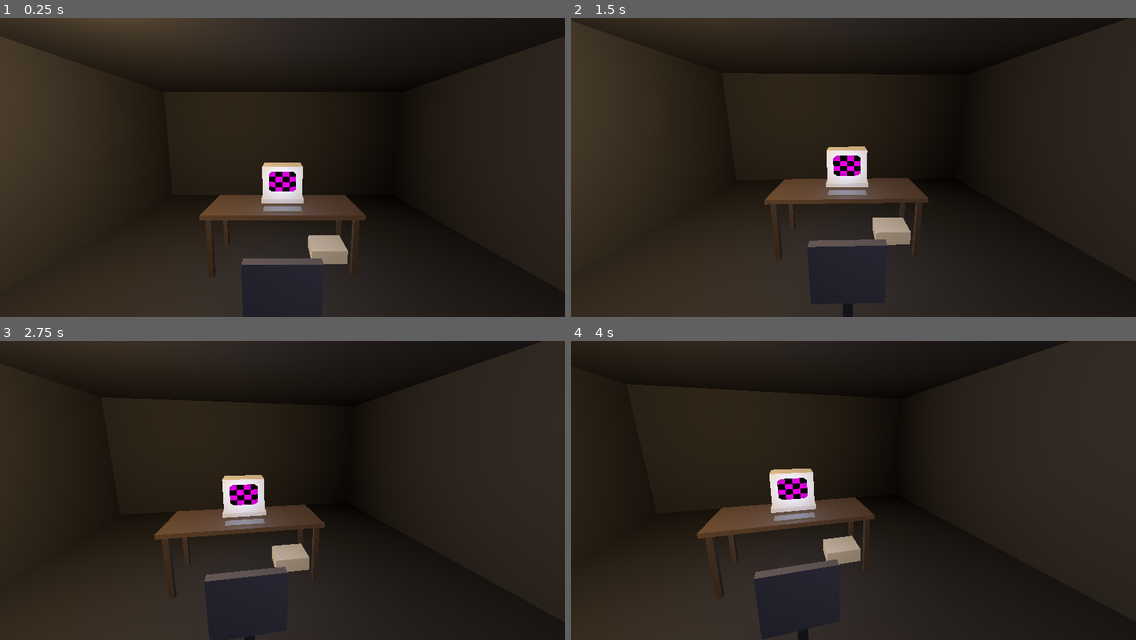
Above: before the commit, frames 1-4 (two rows, left to right).
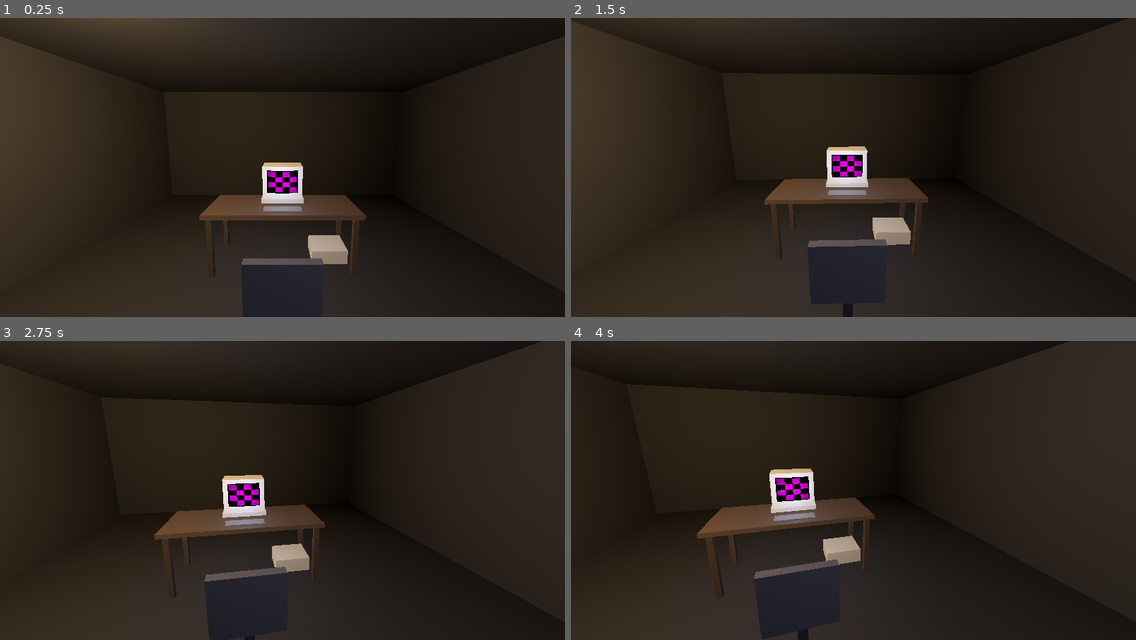
Above: after the commit, the same moments.

Repository: vladslugin/templeos-steam
Game: Godot game, scene res://scenes/Room.tscn
Same seed, same stepped clock (60 frames per second), same inputs: the game is played once before the commit and once after it. This scene is started directly instead of the project's main scene.
Inputs (mouse positions are in pixels of both pictures, inside the frame that each line leads up to):
- Up to frame 1 (0.25 s): no input
- Up to frame 2 (1.5 s): tap Enter at 0.5 s; move the mouse to (881, 167) at 0.52 s; hold Up from 0.53 s (still down); tap Shift at 0.6 s; click (881, 167) at 0.67 s; tap Space at 0.77, 1.25 s; move the mouse to (825, 167) at 1.27 s; tap Ctrl at 1.35 s
- Up to frame 3 (2.75 s): keep holding Up; tap Space at 1.52 s; tap Enter at 2 s; move the mouse to (293, 484) at 2.02 s; tap Alt at 2.1 s
- Up to frame 4 (4 s): keep holding Up; tap Space at 2.75, 3.02, 3.77 s; move the mouse to (847, 496) at 2.77 s; tap Backspace at 2.85 s; click (847, 496) at 2.92 s; tap Enter at 3.5 s; move the mouse to (893, 493) at 3.52 s; tap Tab at 3.6 s

The runs differ from the first frame. In frame 1, 0.2% of the frame differs, in the area x 47-53%, y 50-59%; in frame 2, 0.1%; in frame 3, 0.2%; in frame 4, 0.2%, in the area x 36-43%, y 45-54%.

Commit message:
The corners of the desktop were sinking into the monitor case
The bulge was bulge * (0.25 - r*r), which is negative past the middle of an
edge: at the four corners it came out at -0.25, so they sank nearly a centimetre
INTO the case behind them and were swallowed by it. That is the diagonal cut
across the corners of the desktop, and it was cutting off work.

Now bulge * (1.0 - r*r/0.5): the middle stands proud, the rim stays exactly
where the mesh put it, nothing goes backwards.

And a real curve to go with it. Pushing the glass towards the viewer does almost
nothing when you are looking straight at it, because the displacement is along
the line of sight - which is why it read as flat from the chair. What makes a
tube look like a tube from square on is the picture bowing, so the raster is
sampled through a barrel term.

That needs somewhere to bow into. The glass is now a tenth larger than the
raster, and the picture spreads into that margin; what is left over at the
corners is dark, which is what the corner of a tube looks like. With the glass
the same size as the picture the only way to make a curve is to push the corners
off the panel and lose them, which is the problem this started with.

0.03 of curve. 0.085 was tried first and is far too much - the text at the edges
stops being readable and the thing looks like a fairground mirror.

The seated lens is recomputed for the bigger glass: the picture now reaches
0.922 of it, so it is 0.263m tall and wants 26.1 degrees from 0.60m. Measured
back off the screen afterwards at 943 pixels against the 960 it is aiming for,
which is within two percent - and the measurement itself counts some of the
case, so the real number is closer than that.

The edge vignette is down from 0.55 to 0.22. A quarter of the brightness out of
the corners is a lot when there is work in the corners.

Diff:
--- a/host/temple/scripts/Room.gd
+++ b/host/temple/scripts/Room.gd
@@ -31,6 +31,15 @@
 
 const GUEST := Vector2i(640, 480)
 
+## How much wider the glass is than the raster on it.
+##
+## The picture bows outward, and it has to bow into something. With the glass
+## exactly the size of the picture there is nowhere for the curve to go and the
+## corners get pushed off the panel - which is the first thing anyone noticed
+## about this scene: the corners of the desktop were cut off diagonally and the
+## work was underneath them.
+const GLASS_MARGIN := 1.12
+
 ## Where sitting down puts the eye, and what the lens does when it gets there.
 ##
 ## These two numbers are the hand-over to the flat launcher, and they are
@@ -52,7 +61,7 @@
 ## size it should be, and is wrong in a way that only a ruler catches.
 const SEAT := Vector3(0, 1.06, 0.60)
 const SEAT_LOOK := Vector3(0, 1.05, 0.0)
-const SEAT_FOV := 25.3
+const SEAT_FOV := 26.1
 const STAND_FOV := 70.0
 const SIT_SECONDS := 1.2
 
@@ -196,7 +205,11 @@
 
 	_screen = MeshInstance3D.new()
 	var plane := PlaneMesh.new()
-	plane.size = Vector2(0.34, 0.255)
+	# The glass, not the picture. A tenth larger than the raster on purpose:
+	# bowing the image outward needs somewhere for it to bow into, and without
+	# the margin the only way to make a curve is to push the corners off the
+	# panel and lose them - which is exactly what the first version did.
+	plane.size = Vector2(0.34, 0.255) * GLASS_MARGIN
 	# Subdivided so the vertex shader has something to bend. A flat quad with a
 	# curvature shader on it is still flat.
 	plane.subdivide_width = 24
@@ -210,7 +223,9 @@
 	# Unshaded: a CRT is a light source, not a lit surface, and lighting it
 	# would put the room's lamp on the glass.
 	mat.set_shader_parameter("picture", _tex)
-	mat.set_shader_parameter("bulge", 0.035)
+	mat.set_shader_parameter("bulge", 0.030)
+	mat.set_shader_parameter("curve", 0.030)
+	mat.set_shader_parameter("margin", GLASS_MARGIN)
 	# Gentle. At arm's length the guest's 480 rows land on a couple of hundred
 	# screen pixels and a strong scanline is not a scanline any more, it is
 	# aliasing - the picture crawls when the head moves.
@@ -242,25 +257,45 @@
 render_mode unshaded, cull_disabled;
 
 uniform sampler2D picture : filter_nearest;
-uniform float bulge = 0.05;
-uniform float scanline = 0.2;
+uniform float bulge = 0.03;
+uniform float curve = 0.085;
+uniform float margin = 1.12;
+uniform float scanline = 0.10;
 
 void vertex() {
-	// Push the middle of the plane towards the viewer, falling off to nothing
-	// at the edges, so the glass is a shallow cap of a sphere.
+	// A cap of a sphere: the middle stands proud of the rim and the rim itself
+	// stays where the mesh put it. The first version used 0.25 - r*r, which is
+	// negative past the middle of an edge, so the four corners of the glass
+	// sank almost a centimetre INTO the case and were swallowed by it. That is
+	// where the diagonal cut across the corners of the desktop came from.
 	float r = length(UV - vec2(0.5));
-	VERTEX.z += bulge * (0.25 - r * r);
+	VERTEX.z += bulge * (1.0 - r * r / 0.5);
 }
 
 void fragment() {
-	vec3 c = texture(picture, UV).rgb;
-	// One dark line every other row of the source. 480 rows, so 240 pairs.
-	float line = 0.5 + 0.5 * cos(UV.y * 480.0 * 3.14159);
-	c *= 1.0 - scanline * line;
-	// The corners of a tube are dimmer than the middle.
-	float r = length(UV - vec2(0.5));
-	c *= 1.0 - 0.55 * r * r;
-	ALBEDO = c;
+	// From the glass to the raster. The glass is `margin` times larger, so the
+	// picture starts out inside it, and the barrel term then pushes the edges
+	// outward into that room. Every pixel of the guest ends up somewhere on the
+	// glass; what is left over at the corners is dark, which is what the corner
+	// of a tube looks like.
+	vec2 c = (UV - vec2(0.5)) * 2.0 * margin;
+	float r2 = dot(c, c);
+	c *= 1.0 - curve * r2;
+	vec2 uv = c * 0.5 + vec2(0.5);
+
+	if (uv.x < 0.0 || uv.x > 1.0 || uv.y < 0.0 || uv.y > 1.0) {
+		ALBEDO = vec3(0.02, 0.02, 0.025);
+	} else {
+		vec3 col = texture(picture, uv).rgb;
+		// One dark line every other row of the source. 480 rows, so 240 pairs.
+		float line = 0.5 + 0.5 * cos(uv.y * 480.0 * 3.14159);
+		col *= 1.0 - scanline * line;
+		// A tube is dimmer towards its edges. Gently - the old 0.55 took a
+		// quarter of the brightness out of the corners, and there is work in
+		// the corners of this desktop.
+		col *= 1.0 - 0.22 * r2;
+		ALBEDO = col;
+	}
 }
 """
 	return sh
